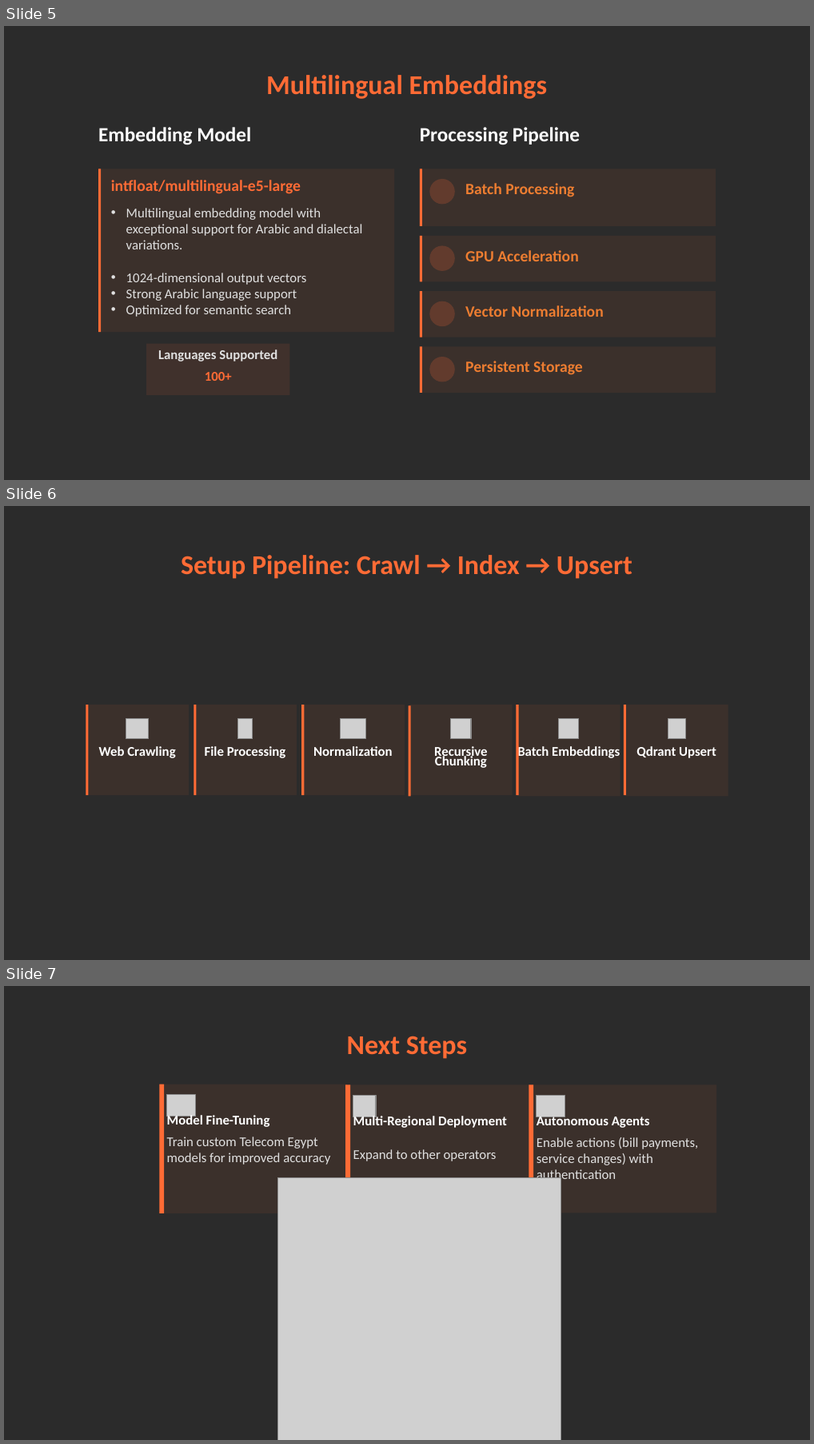
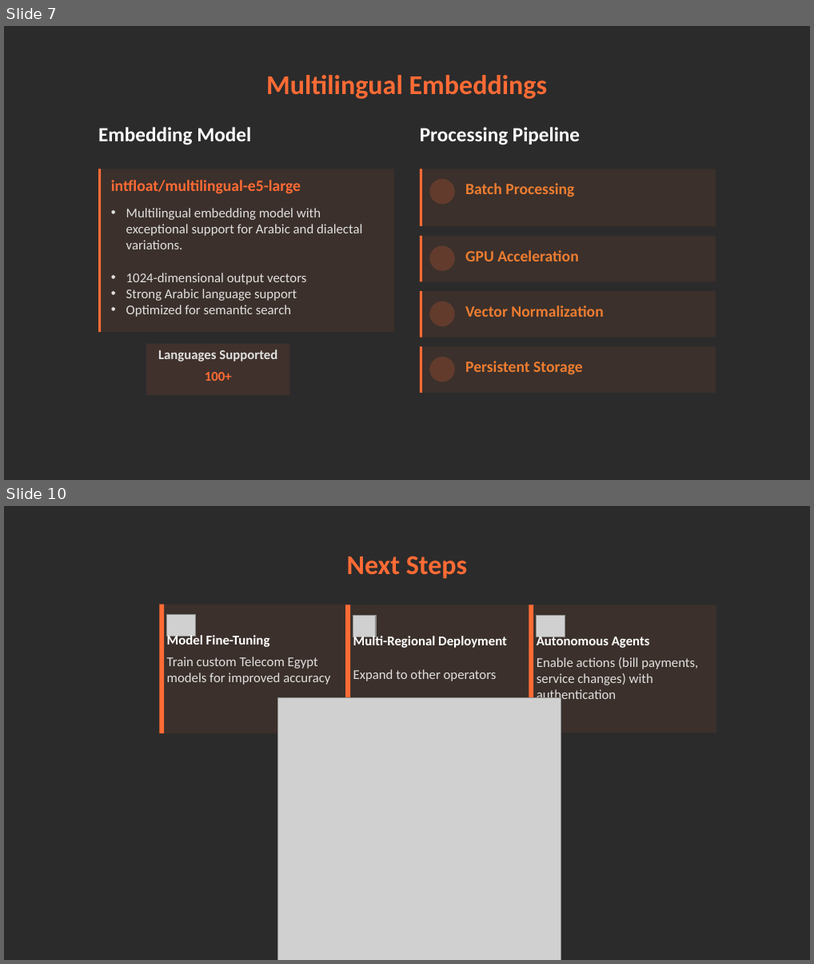
Before and after one commit to MohamedSaeed130/Telecom-Egypt-mini-chatbot, a slide deck: Telecom_Egypt_RAG_Presentation.pptx. Shown one above the other, each under a label of ours: slides 5, 6 and 7 before the commit, slides 7 and 10 after it; the slides between them are not shown. The pictures are 814x1444 and 814x964 pixels, drawn with LibreOffice and Linux fonts; fonts in the diff are those of the drawing; grey boxes stand for pictures; background and template pictures are left out; a plain dark background stands for a picture behind light text. Boxes give left, top, right and bottom in pixels: in the first picture for what was removed or moved away, otherwise in the second. Text is boxed around its words. In the diff, an @@ line names an element or a change of style, - is before the commit and + after.

Commit message:
qdrant update

```diff
--- a/Telecom_Egypt_RAG_Presentation.pptx
+++ b/Telecom_Egypt_RAG_Presentation.pptx
@@ slide 6 removed at <box>4,506,810,960</box>, background picture (left out) @@
@@ text removed at <box>181,555,633,579</box> @@
-Setup Pipeline: Crawl → Index → Upsert
@@ rectangle removed at <box>86,704,190,795</box> @@
@@ rectangle removed at <box>86,704,89,795</box> @@
@@ picture removed at <box>126,718,148,738</box> @@
@@ rectangle removed at <box>194,704,297,795</box> @@
@@ rectangle removed at <box>194,704,196,795</box> @@
@@ picture removed at <box>238,718,253,738</box> @@
@@ rectangle removed at <box>302,704,405,795</box> @@
@@ rectangle removed at <box>302,704,304,795</box> @@
@@ picture removed at <box>340,718,366,738</box> @@
@@ rectangle removed at <box>409,705,411,796</box> @@
@@ rectangle removed at <box>410,704,513,795</box> @@
@@ picture removed at <box>450,718,471,738</box> @@
@@ rectangle removed at <box>516,704,518,795</box> @@
@@ rectangle removed at <box>518,704,621,796</box> @@
@@ picture removed at <box>559,718,579,738</box> @@
@@ rectangle removed at <box>624,704,626,795</box> @@
@@ rectangle removed at <box>626,704,729,796</box> @@
@@ picture removed at <box>669,718,686,738</box> @@
@@ text removed at <box>518,744,620,759</box> @@
-Batch Embeddings
@@ text removed at <box>99,746,175,758</box> @@
-Web Crawling
@@ text removed at <box>205,746,286,758</box> @@
-File Processing
@@ text removed at <box>314,746,393,756</box> @@
-Normalization
@@ text removed at <box>434,746,487,768</box> @@
-Recursive Chunking
@@ text removed at <box>637,746,717,758</box> @@
-Qdrant Upsert
@@ what was slide 5 is now slide 7 @@
@@ what was slide 7 is now slide 10 @@
```
Also in this commit, not shown: 3 slides changed, 4 slides added, 1 other file.
